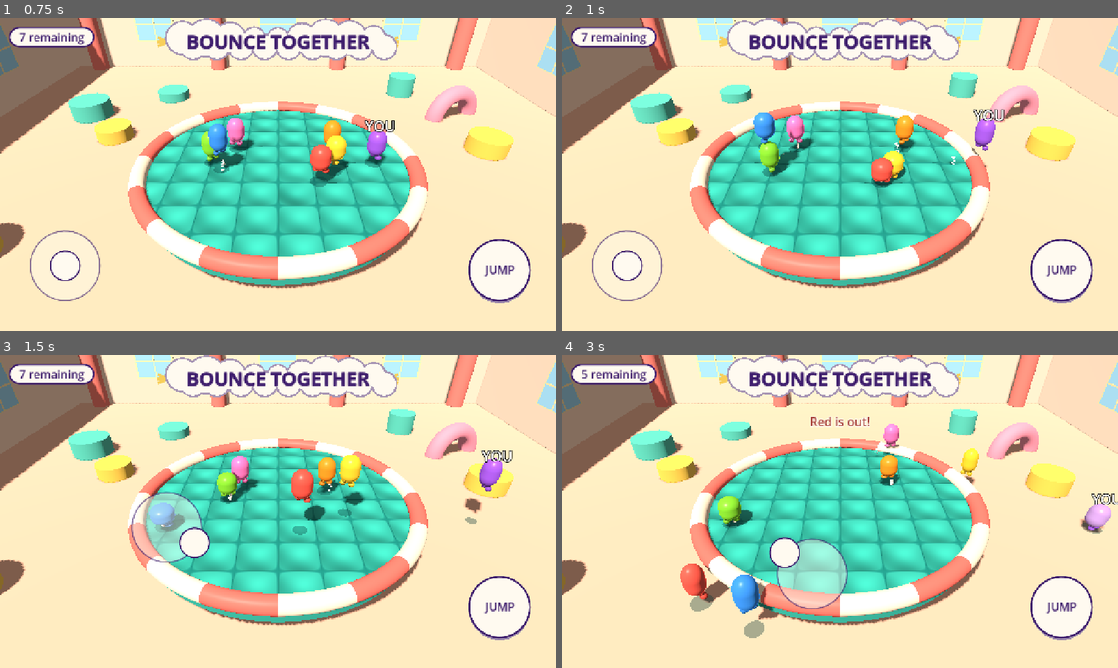
Above: before the commit, frames 1-4 (two rows, left to right).
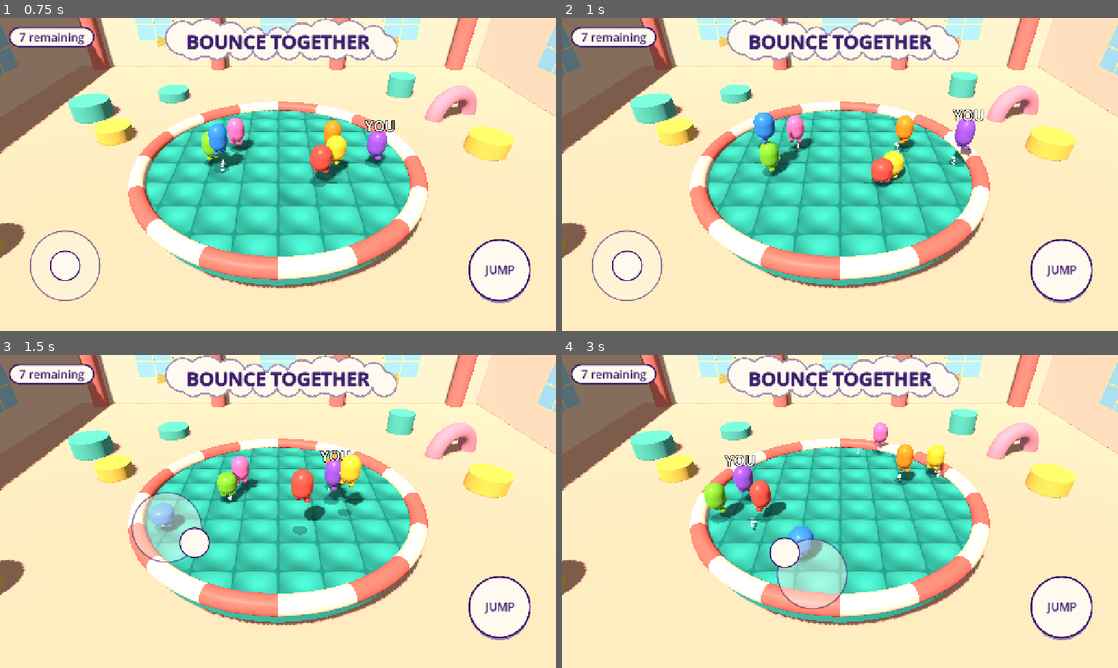
Above: after the commit, the same moments.

Repository: oronanschel/bounce-together
Game: Godot game, scene res://scenes/main.tscn
Two runs of this game, one before a commit and one after it. Both use one fixed random seed, a clock stepped at 60 frames per second and the inputs below.
Inputs (mouse positions are in pixels of both pictures, inside the frame that each line leads up to):
- Up to frame 1 (0.75 s): move the mouse to (400, 158) at 0.52 s; hold D (move_right) from 0.53 s (still down); click (400, 158) at 0.67 s
- Up to frame 2 (1 s): keep holding D (move_right); tap Space (jump) at 0.77 s
- Up to frame 3 (1.5 s): release D (move_right) at 1.25 s; drag from (166, 527) to (250, 574) at 1.27 s
- Up to frame 4 (3 s): move the mouse to (895, 442) at 2.02 s; hold D (move_right) 2.03-2.75 s; drag from (812, 574) to (673, 464) at 2.77 s

Frame 1 is identical in both runs. In frame 2, 1.0% of the frame differs, in the area x 69-80%, y 29-49%; in frame 3, 1.3%; in frame 4, 5.9%, in the area x 3-100%, y 4-91%.

Commit message:
Add a springy rim with high-speed escapes
Assisted-by: Codex:GPT-6 (Karma42 agent codex-bouncer)

Diff:
--- a/scripts/main.gd
+++ b/scripts/main.gd
@@ -16,6 +16,7 @@
 var arena
 var round_over := false
 var hit_cooldowns := {}
+var rim_cooldowns := {}
 var bot_think_time := 0.0
 
 
@@ -84,6 +85,7 @@
 		p.queue_free()
 	players.clear()
 	hit_cooldowns.clear()
+	rim_cooldowns.clear()
 	bot_think_time = 0.0
 	round_over = false
 	var visual := preload("res://scripts/character_visual.gd")
@@ -141,6 +143,11 @@
 		hit_cooldowns[key] -= delta
 		if hit_cooldowns[key] <= 0.0:
 			hit_cooldowns.erase(key)
+	for key in rim_cooldowns.keys():
+		rim_cooldowns[key] -= delta
+		if rim_cooldowns[key] <= 0.0:
+			rim_cooldowns.erase(key)
+	_resolve_rim()
 	_resolve_bumps()
 
 	# Mark all falls first so simultaneous knockouts can produce a draw.
@@ -219,3 +226,23 @@
 			a.velocity.y = maxf(a.velocity.y, Tuning.HIT_LIFT)
 			b.velocity.y = maxf(b.velocity.y, Tuning.HIT_LIFT)
 			hit_cooldowns[key] = Tuning.HIT_COOLDOWN
+
+
+## The inflatable rim returns ordinary outward motion, but hard hits can escape.
+func _resolve_rim() -> void:
+	for p in players:
+		if p.is_out or rim_cooldowns.has(p):
+			continue
+		var radial := Vector2(p.global_position.x, p.global_position.z)
+		if radial.length() < Tuning.ARENA_RADIUS - Tuning.RIM_INSET:
+			continue
+		if p.global_position.y < 0.0 or p.global_position.y > Tuning.RIM_HEIGHT:
+			continue
+		var outward := radial.normalized()
+		var total_motion := Vector2(p.velocity.x + p.knockback.x, p.velocity.z + p.knockback.z)
+		var outward_speed := total_motion.dot(outward)
+		if outward_speed <= 0.0 or outward_speed >= Tuning.RIM_BREAK_SPEED:
+			continue
+		var correction := outward * (outward_speed + Tuning.RIM_REBOUND_SPEED)
+		p.knockback -= Vector3(correction.x, 0, correction.y)
+		rim_cooldowns[p] = Tuning.RIM_COOLDOWN
--- a/scripts/physics_tuning.gd
+++ b/scripts/physics_tuning.gd
@@ -14,6 +14,11 @@
 const MAX_TIMED_BOUNCE_VELOCITY := 16.0
 const JUMP_BUFFER_SECONDS := 0.12
 const KNOCKBACK_DRAG := 2.0
+const RIM_INSET := 0.55
+const RIM_HEIGHT := 1.4
+const RIM_BREAK_SPEED := 10.0
+const RIM_REBOUND_SPEED := 7.0
+const RIM_COOLDOWN := 0.35
 const HIT_DISTANCE := 1.12
 const HIT_COOLDOWN := 0.55
 const HIT_IMPULSE := 6.5
--- a/tests/round_smoke.gd
+++ b/tests/round_smoke.gd
@@ -15,6 +15,17 @@
 	b.position = Vector3(1, 1, 0)
 	game._resolve_bumps()
 	assert(a.knockback.x < 0 and b.knockback.x > 0)
+	var tuning = load("res://scripts/physics_tuning.gd")
+	a.position = Vector3(tuning.ARENA_RADIUS - 0.2, 0.2, 0)
+	a.knockback = Vector3.ZERO
+	a.velocity = Vector3(4, 0, 0)
+	game._resolve_rim()
+	assert(a.knockback.x < -4.0)
+	game.rim_cooldowns.clear()
+	a.knockback = Vector3.ZERO
+	a.velocity = Vector3(tuning.RIM_BREAK_SPEED + 1.0, 0, 0)
+	game._resolve_rim()
+	assert(a.knockback == Vector3.ZERO)
 	for i in range(1, 7):
 		game.players[i].position.y = -1
 	game._physics_process(0.016)
Binary file added: docs/screenshots/springy-rim.png
Not shown, changed: build/web-compact/index.pck.wasm
Not shown, changed: build/web/index.pck
